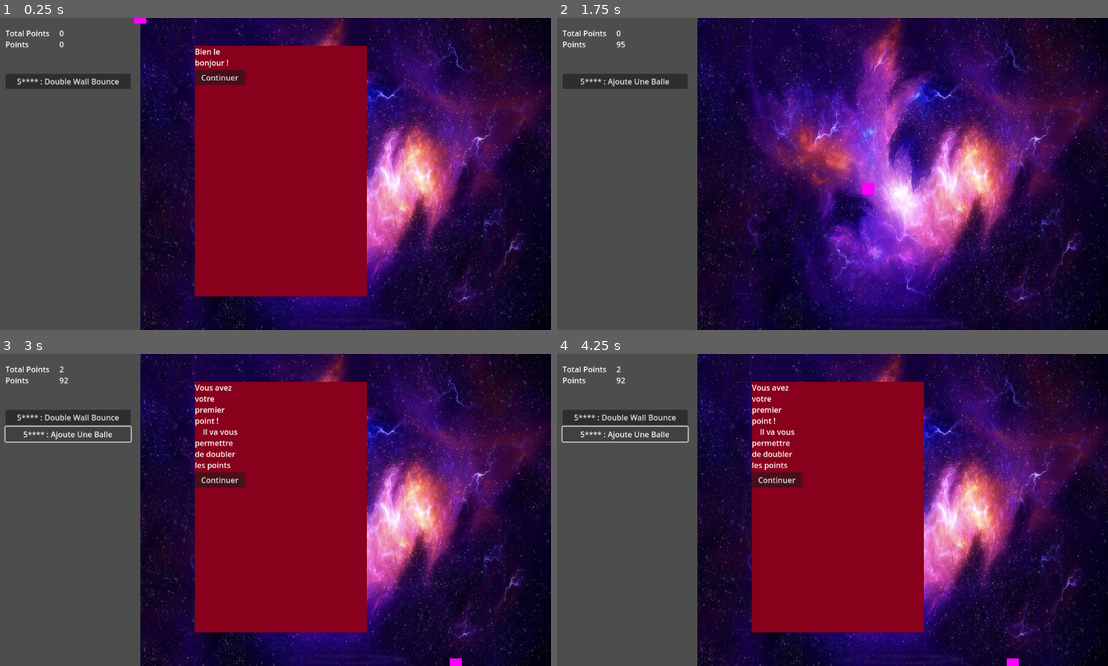
Above: before the commit, frames 1-4 (two rows, left to right).
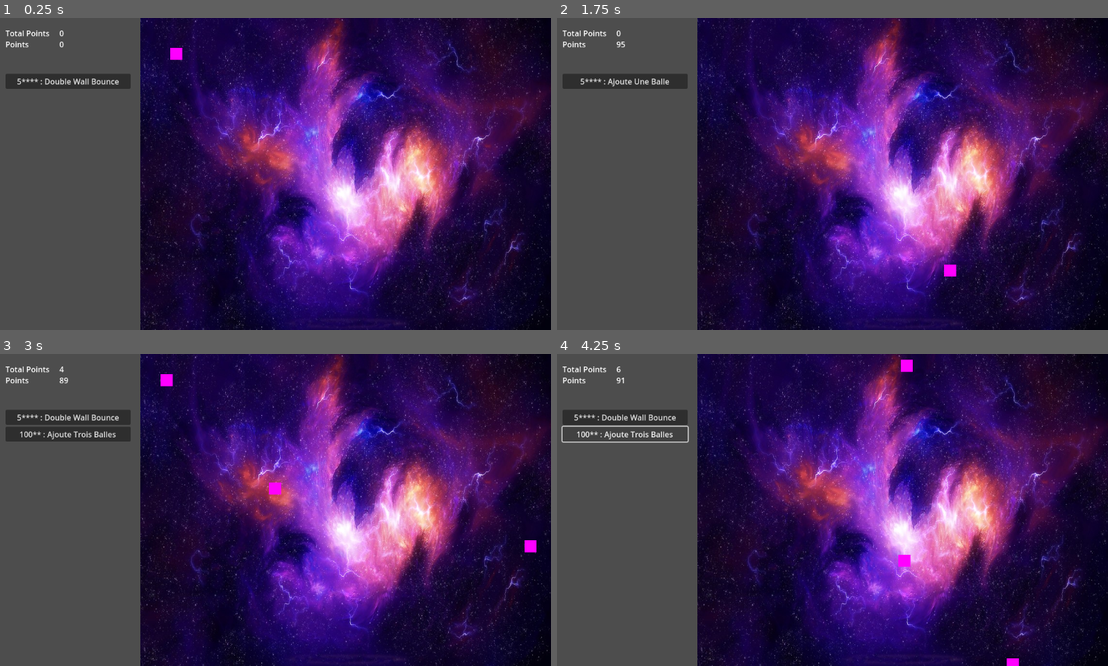
Above: after the commit, the same moments.

Repository: Niksune/Baby-Evolve-Minigame
Game: Godot game, scene res://Scenes/Game/Game.tscn
Same seed, same stepped clock (60 frames per second), same inputs: the game is played once before the commit and once after it.
Inputs (mouse positions are in pixels of both pictures, inside the frame that each line leads up to):
- Up to frame 1 (0.25 s): no input
- Up to frame 2 (1.75 s): click (777, 77) at 0.5 s, where only the run before the commit has a clickable "Continuer"; click "5**** : Double Wall Bounce" at 1.25 s
- Up to frame 3 (3 s): click "5**** : Ajoute Une Balle" at 2 s; click (66, 435) at 2.75 s, where only the run after the commit has a clickable "5**** : Ajoute Une Balle"
- Up to frame 4 (4.25 s): click (623, 435) at 3.5 s, where only the run after the commit has a clickable "100** : Ajoute Trois Balles"

The runs differ from the first frame. In frame 1, 25% of the frame differs, in the area x 24-67%, y 0-90%; in frame 2, 0.2%; in frame 3, 26%, in the area x 0-98%, y 4-100%; in frame 4, 25%.

Commit message:
First infinity scaling !

Diff:
--- a/Scenes/Dialogs/DialogBox.gd
+++ b/Scenes/Dialogs/DialogBox.gd
@@ -3,7 +3,8 @@
 @onready var dialog_label = %DialogLabel
 @onready var dialog_button = %DialogButton
 
-
+func _ready():
+	self.visible = false
 
 func launch_dialog(mainText, buttonText):
 	change_dialog(mainText, buttonText)
--- a/Scenes/Game/DialogManager.gd
+++ b/Scenes/Game/DialogManager.gd
@@ -13,11 +13,14 @@
 func points_change(current_points, total_points):
 	if total_points >= 2 && TP2 == false:
 		TP2 = true
-		launch_dialog.emit(TextsNode.dialog2(), TextsNode.button1())
+		#execute_dialog(2)
 
 
 func execute_dialog(ID):
-	if ID == 0:
-		launch_dialog.emit(TextsNode.dialog0(), TextsNode.button0())
-	if ID == 1:
-		launch_dialog.emit(TextsNode.dialog1(), TextsNode.button1())
+	match ID :
+		0:
+			launch_dialog.emit(TextsNode.dialog0(), TextsNode.button0())
+		1:
+			launch_dialog.emit(TextsNode.dialog1(), TextsNode.button1())
+		2:
+			launch_dialog.emit(TextsNode.dialog2(), TextsNode.button1())
--- a/Scenes/Game/Evolve.gd
+++ b/Scenes/Game/Evolve.gd
@@ -35,6 +35,15 @@
 			XXsubtitute = "Double"
 		3:
 			XXsubtitute = "Triple"
+		4:
+			XXsubtitute = "Quadruple"
+		5:
+			XXsubtitute = "Quintuple"
+		6:
+			XXsubtitute = "Sextuple"
+		7:
+			XXsubtitute = "Septuple"
+
 		_:
 			pass
 	return bounce_text.replace("XX", XXsubtitute)
@@ -49,6 +58,14 @@
 			XXsubtitute = "Deux"
 		3:
 			XXsubtitute = "Trois"
+		4:
+			XXsubtitute = "Quatre"
+		5:
+			XXsubtitute = "Cinq"
+		6:
+			XXsubtitute = "Six"
+		7:
+			XXsubtitute = "Sept"
 		_:
 			pass
 	return ball_text.replace("XX", XXsubtitute)
--- a/Scenes/Game/EvolveManager.gd
+++ b/Scenes/Game/EvolveManager.gd
@@ -4,6 +4,11 @@
 signal add_new_evolve(ID, text, price)
 
 var Evolve = load("res://Scenes/Game/Evolve.gd")
+
+var bounce_wall_multiplicator = 1
+
+var multi_bounce_counter = 1
+var add_ball_counter = 1
 
 var evolve_map = {
 	"multi_bounce_1" : Evolve.new("multi_bounce", 2, 5, false),
@@ -20,6 +25,8 @@
 		var evolve = evolve_map[ID_evolve]
 		if evolve.buyable :
 			continue
+		var IDbounce = "multi_bounce_"+str(multi_bounce_counter)
+		var IDball = "add_ball_"+str(add_ball_counter)
 		match ID_evolve:
 			"multi_bounce_1":
 				create_new_evolve(ID_evolve)
@@ -41,11 +48,14 @@
 			"activate_bonk":
 				if evolve_map["multi_bounce_3"].bought && evolve_map["add_ball_3"].bought:
 					create_new_evolve(ID_evolve)
+			IDbounce, IDball:
+				create_new_evolve(ID_evolve)
 
 
 
 
-var bounce_wall_multiplicator = 1
+
+
 
 
 
@@ -69,6 +79,7 @@
 
 
 func new_evolve_bought(ID_evolve):
+	print("Evolve : ",ID_evolve," bought")
 	evolve_map[ID_evolve].bought = true
 	process_evolve(ID_evolve)
 	add_new_evolves()
@@ -80,5 +91,11 @@
 	match evolve_map[ID_evolve].modifier:
 		"multi_bounce" :
 			bounce_wall_multiplicator *= evolve_map[ID_evolve].factor
+			multi_bounce_counter += 1
+			if multi_bounce_counter >= 3:
+				evolve_map["multi_bounce_"+str(multi_bounce_counter)] = Evolve.new("multi_bounce", multi_bounce_counter, pow(10, multi_bounce_counter-1), false)
 		"add_ball" :
 			add_ball.emit(evolve_map[ID_evolve].factor)
+			add_ball_counter += 1
+			if add_ball_counter >= 3:
+				evolve_map["add_ball_"+str(add_ball_counter)] = Evolve.new("add_ball", add_ball_counter, pow(10, add_ball_counter-1), false)
--- a/Scenes/Game/Game.gd
+++ b/Scenes/Game/Game.gd
@@ -11,7 +11,8 @@
 
 
 func _ready():
-	DialogManager.execute_dialog(1)
+	pass
+	#DialogManager.execute_dialog(1)
 
 
 
